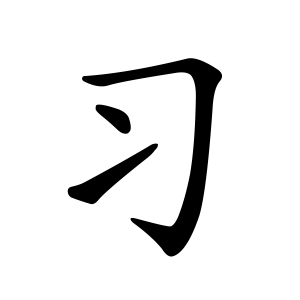
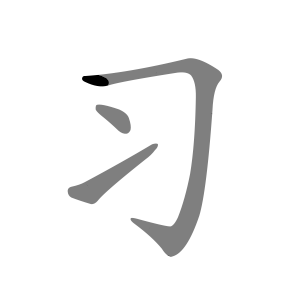
The second 300×300 image is a revision of the first. Changes to its layers:
added layer "Frame (100ms) #25" above "Frame (100ms) #26" over [82, 67, 213, 257]
added layer "Frame (100ms) #26" above "Frame (1000ms) #1" over [82, 67, 213, 257]
added layer "Frame (1000ms) #1" above "Background (1000ms)" over [67, 58, 222, 257]
